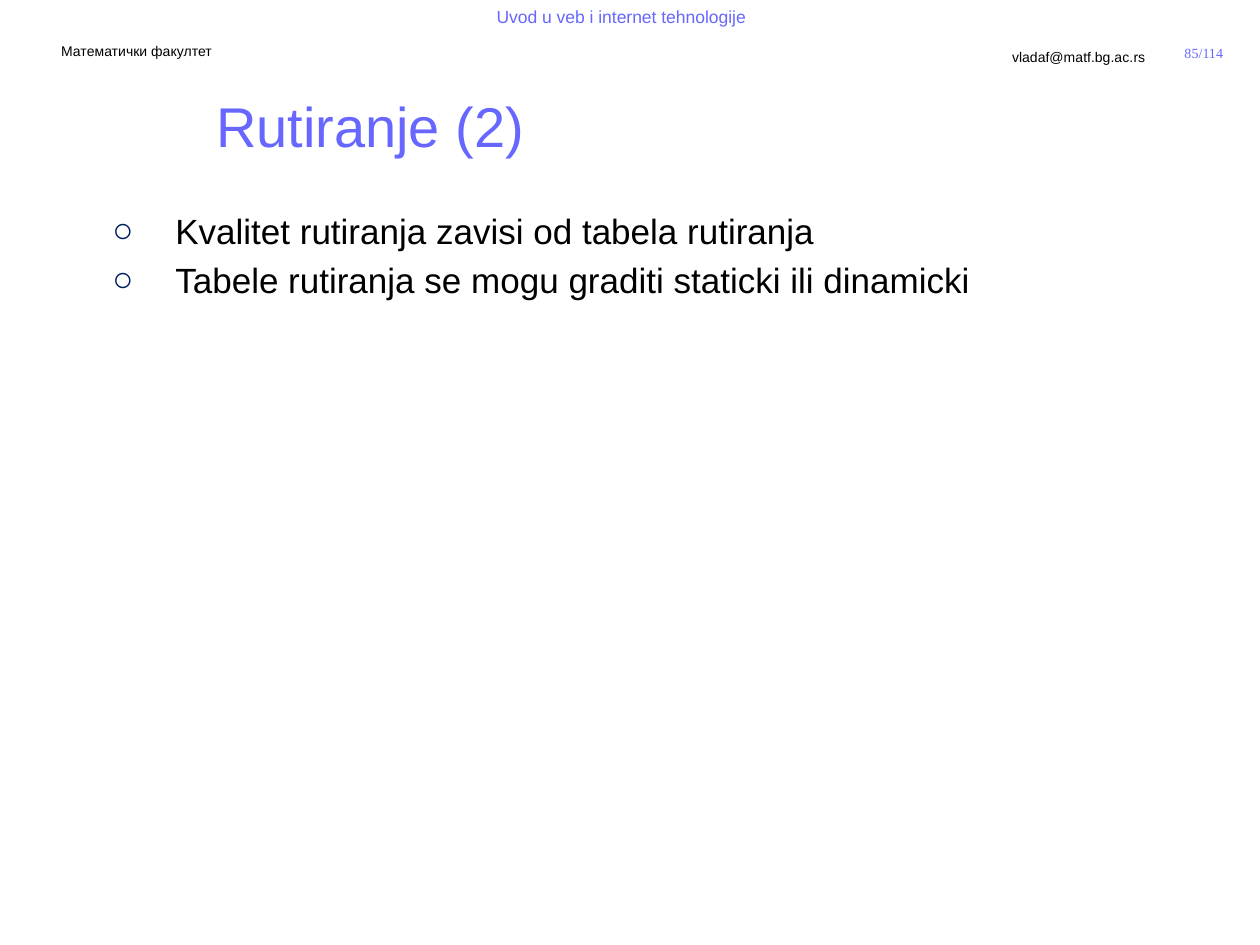
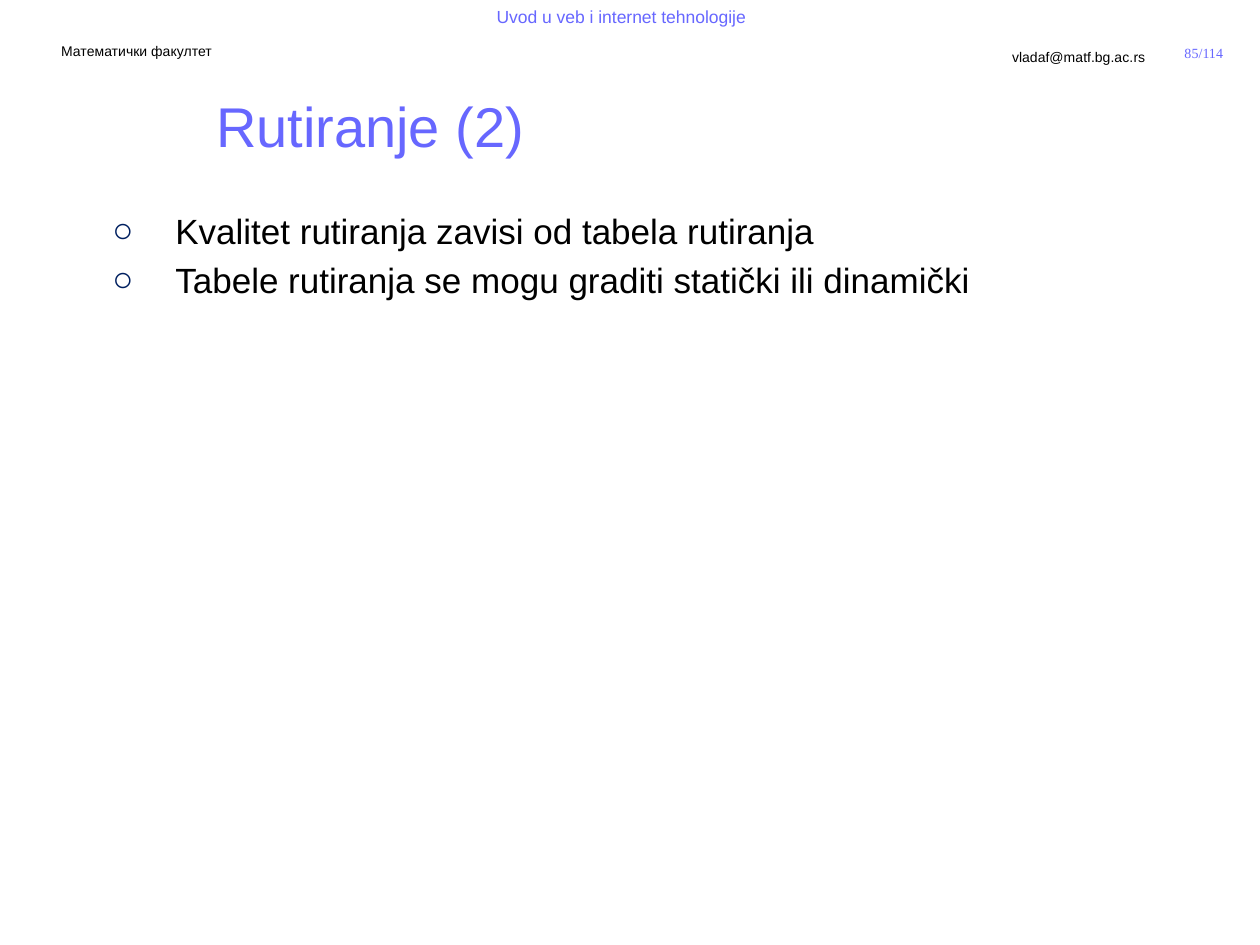
Before and after one commit to MatfUVIT/info, a slide deck: slide 85 of predavanja/prezentacije/UVIT01-02-Uvod u Internet.pptx. Drawn at 1260x945 pixels with LibreOffice and Linux fonts; fonts in the diff are those of the drawing; background and template pictures are left out. Boxes give left, top, right and bottom in pixels: in the first picture for what was removed or moved away, otherwise in the second. Text is boxed around its words. In the diff, an @@ line names an element or a change of style, - is before the commit and + after.

```diff
--- a/predavanja/prezentacije/UVIT01-02-Uvod u Internet.pptx
+++ b/predavanja/prezentacije/UVIT01-02-Uvod u Internet.pptx
@@ text at (175,267,969,300): text changed @@
-  ○ Tabele rutiranja se mogu graditi staticki ili dinamicki
+  ○ Tabele rutiranja se mogu graditi statički ili dinamički
```
Also in this commit, not shown: 3 other slides changed, 2 other files.
